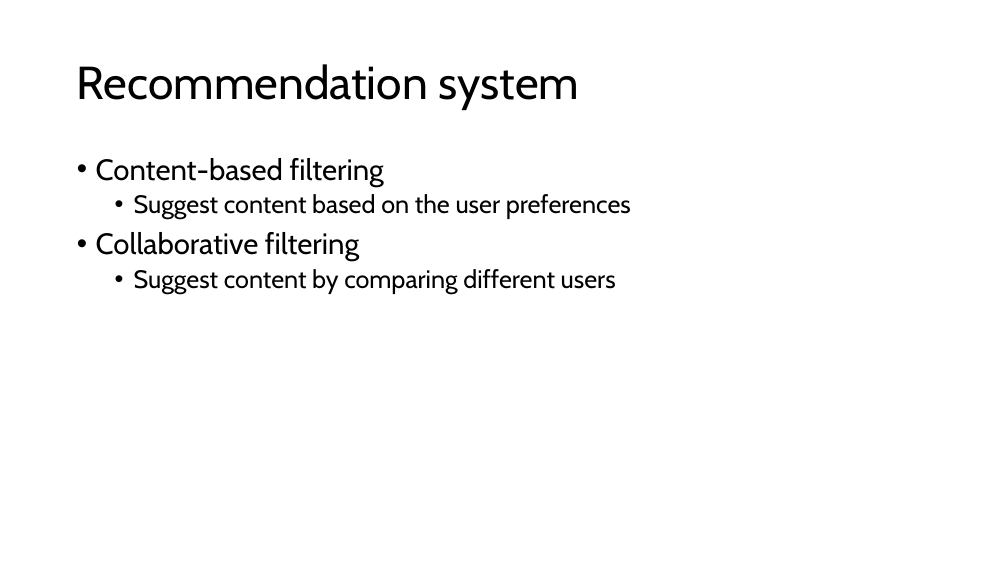
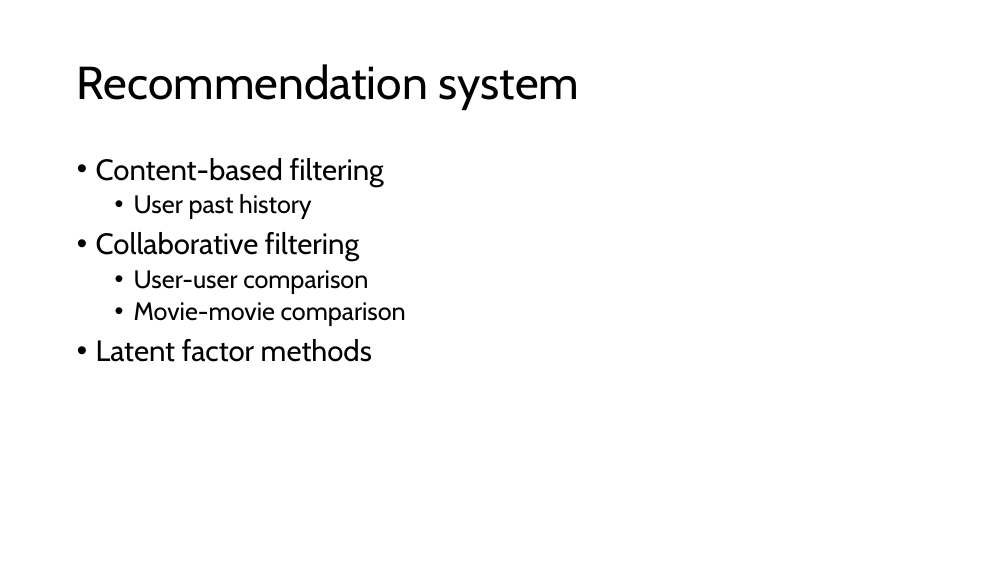
Before and after one commit to Peeyush4/MSML651-PySpark-Movie-Recommendation, a slide deck: slide 2 of Recommendation System using PySpark.pptx. Drawn at 1008x567 pixels with LibreOffice and Linux fonts; fonts in the diff are those of the drawing. Boxes give left, top, right and bottom in pixels: in the first picture for what was removed or moved away, otherwise in the second. Text is boxed around its words. In the diff, an @@ line names an element or a change of style, - is before the commit and + after.

Commit message:
Updated k-means based k-NN

```diff
--- a/Recommendation System using PySpark.pptx
+++ b/Recommendation System using PySpark.pptx
@@ text at bbox=[134, 194, 311, 219]: text changed @@
-  • Suggest content based on the user preferences
+  • User past history
@@ text at bbox=[96, 270, 406, 362]: text changed @@
-  • Suggest content by comparing different users
+  • User-user comparison
+  • Movie-movie comparison
+• Latent factor methods
```
Also in this commit, not shown: 1 other slide changed, 6 slides added, 1 other file.
